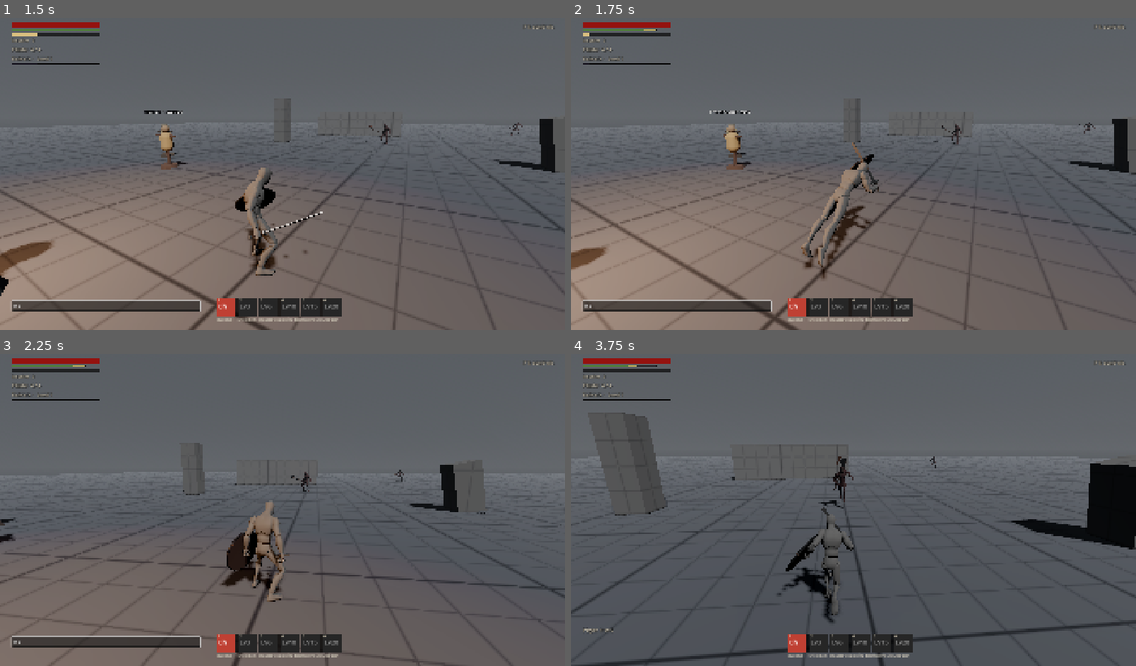
Above: before the commit, frames 1-4 (two rows, left to right).
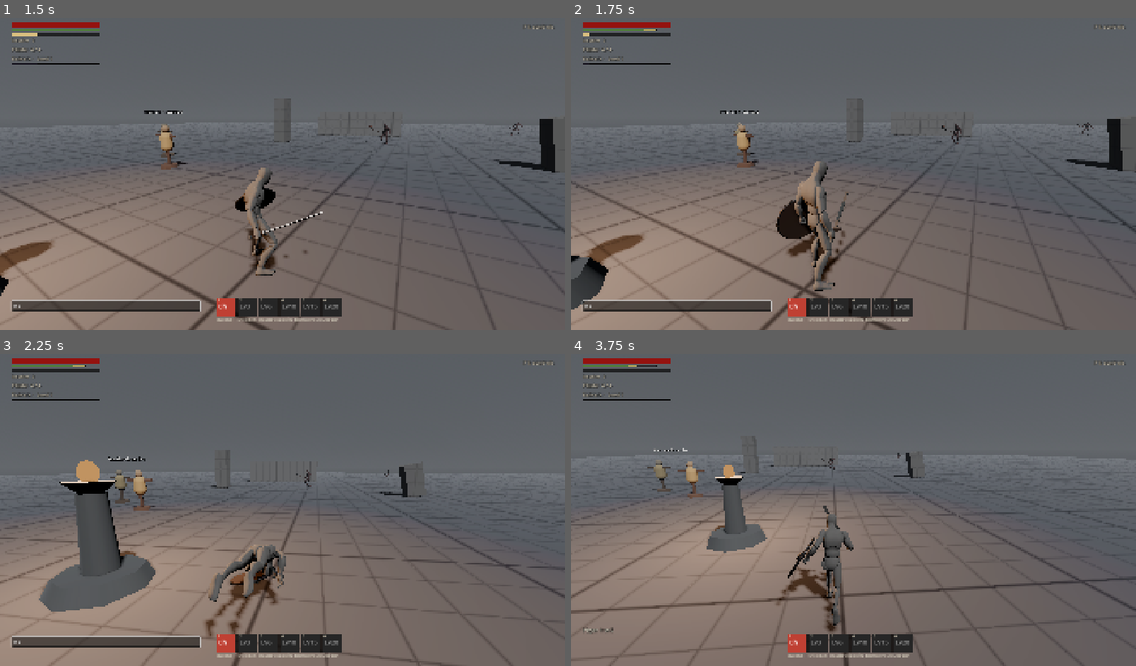
Above: after the commit, the same moments.

Repository: doctorspence/Kingdom
Game: Godot game, scene res://levels/sandbox/combat_test.tscn
Two runs of this game, one before a commit and one after it. Both use one fixed random seed, a clock stepped at 60 frames per second and the inputs below. This scene is started directly instead of the project's main scene.
Inputs (mouse positions are in pixels of both pictures, inside the frame that each line leads up to):
- Up to frame 1 (1.5 s): tap Enter (chat) at 0.5 s; move the mouse to (310, 170) at 0.52 s; hold Shift (dodge_sprint) 0.53-1.28 s; hold W (move_forward) from 0.53 s (still down); click (310, 170) at 0.67 s; tap Space (jump) at 0.77 s; move the mouse to (254, 174) at 1.27 s; tap 5 (ability_5) at 1.35 s
- Up to frame 2 (1.75 s): keep holding W (move_forward); tap Space (jump) at 1.52 s; tap Shift (dodge_sprint) at 1.55 s
- Up to frame 3 (2.25 s): keep holding W (move_forward); move the mouse to (293, 500) at 2.02 s; hold Right mouse button (block) from 2.03 s (still down)
- Up to frame 4 (3.75 s): keep holding W (move_forward); tap Shift (dodge_sprint) at 2.3, 3.05 s; move the mouse to (847, 513) at 2.77 s; release Right mouse button (block) at 2.78 s; tap Enter (chat) at 2.85 s; click (847, 513) at 2.92 s; tap Space (jump) at 3.02 s; move the mouse to (893, 510) at 3.52 s; hold Shift (dodge_sprint) from 3.53 s (still down)

Frame 1 is identical in both runs. In frame 2, 7.1% of the frame differs, in the area x 0-100%, y 25-100%; in frame 3, 28%; in frame 4, 43%, in the area x 0-100%, y 18-100%.

Commit message:
Movement: standing roll goes backwards, rolls chain in the last quarter, smoother easing turns
Co-Authored-By: Claude Opus 5.5 <noreply@anthropic.com>

Diff:
--- a/game/characters/character_model.gd
+++ b/game/characters/character_model.gd
@@ -99,6 +99,17 @@
 	rotation.y += clampf(diff, -max_radians, max_radians)
 
 
+## Turn smoothly: quick at first, easing in as it lines up. Never slower than
+## `min_degrees_per_sec`, so small corrections still finish.
+func turn_smooth(direction: Vector3, sharpness: float, min_degrees_per_sec: float, delta: float) -> void:
+	var flat := Vector3(direction.x, 0.0, direction.z)
+	if flat.length_squared() < 0.0001:
+		return
+	var diff := absf(wrapf(atan2(flat.x, flat.z) - rotation.y, -PI, PI))
+	var step := maxf(diff * (1.0 - exp(-sharpness * delta)), deg_to_rad(min_degrees_per_sec) * delta)
+	turn_toward(direction, step)
+
+
 func face_instantly(direction: Vector3) -> void:
 	turn_toward(direction, TAU)
 
@@ -123,6 +134,16 @@
 
 func play_roll(duration: float) -> void:
 	play(ANIM_ROLL, 0.06, anim_length(ANIM_ROLL) * roll_anim_portion / duration, true)
+
+
+## A roll backwards (standing still and tapping roll): the roll played in reverse.
+func play_roll_backward(duration: float) -> void:
+	if _anim == null or not _anim.has_animation(ANIM_ROLL):
+		return
+	_current = ANIM_ROLL
+	_anim.speed_scale = anim_length(ANIM_ROLL) * roll_anim_portion / duration
+	_anim.play_backwards(ANIM_ROLL, 0.06)
+	play_count += 1
 
 
 func play_jump() -> void:
--- a/game/player/player.gd
+++ b/game/player/player.gd
@@ -80,6 +80,7 @@
 var _roll_duration := 0.6
 var _roll_distance := 3.5
 var _since_roll := 99.0
+var _roll_backward := false
 var _buffered := &""
 var _buffer_timer := 0.0
 var _dodge_held := -1.0
@@ -1139,15 +1140,15 @@
 	var target_velocity := Vector3.ZERO
 	if is_sprinting:
 		# Sprinting turns in wide arcs: you go where your body points.
-		model.turn_toward(dir, deg_to_rad(tuning.sprint_turn_speed) * delta)
+		model.turn_smooth(dir, 5.0, tuning.sprint_turn_speed * 0.5, delta)
 		target_velocity = model.forward() * speed
 	else:
 		if amount > 0.0:
 			target_velocity = dir.normalized() * speed
 		if locked:
-			model.turn_toward(targeting.target_point() - global_position, deg_to_rad(tuning.turn_speed) * delta)
+			model.turn_smooth(targeting.target_point() - global_position, 14.0, 180.0, delta)
 		elif amount > 0.0:
-			model.turn_toward(dir, deg_to_rad(tuning.turn_speed) * delta)
+			model.turn_smooth(dir, 14.0, 180.0, delta)
 
 	horizontal = _steer(horizontal, target_velocity, speed, amount > 0.0 and not is_sprinting, delta)
 	velocity.x = horizontal.x
@@ -1517,20 +1518,34 @@
 	_roll_duration = tuning.roll_duration[tier]
 	_roll_distance = tuning.roll_distance[tier]
 	_iframe_timer = tuning.roll_iframes[tier]
-	_roll_dir = dir.normalized() if dir.length() > 0.1 else model.forward()
-	model.face_instantly(_roll_dir)
+	_roll_backward = dir.length() <= 0.1
+	if _roll_backward:
+		# Standing still: roll straight back, still facing forward.
+		_roll_dir = -model.forward()
+	else:
+		_roll_dir = dir.normalized()
+		model.face_instantly(_roll_dir)
 	_spend_stamina(tuning.roll_stamina)
 	is_sprinting = false
 	_set_state(State.ROLL)
-	model.play_roll(_roll_duration)
+	if _roll_backward:
+		model.play_roll_backward(_roll_duration)
+	else:
+		model.play_roll(_roll_duration)
 
 
 func _state_roll(delta: float) -> void:
 	var u := _state_time / _roll_duration
+	# Chain rolls: a roll pressed in the last quarter starts the next one at once.
+	if u >= 0.75 and _has_buffered(&"roll") and _can_roll():
+		_consume(&"roll")
+		_since_roll = 0.0
+		_start_roll(_input_direction())
+		return
 	# Fast at the start, easing down to running speed at the end (so you come out
 	# of the roll still moving). Covers exactly the roll distance.
 	var average := _roll_distance / _roll_duration
-	var end_speed := minf(tuning.run_speed, average)
+	var end_speed := minf(tuning.run_speed, average) * (0.25 if _roll_backward else 1.0)
 	var start_speed := end_speed + 1.5 * (average - end_speed)
 	if u >= 1.0:
 		# Hand the momentum straight back to normal movement.
--- a/tests/class_check.gd
+++ b/tests/class_check.gd
@@ -133,7 +133,7 @@
 	player.caster.try_use(1)  # Behead (1 notch)
 	await _seconds(1.2)
 	var small := ehp - enemy.health
-	_check("Behead: more notches hit harder (%.0f vs %.0f), notches spent" % [big, small], big > small * 1.5 and player.caster.resource <= 1.0)
+	_check("Behead: more notches hit harder (%.0f vs %.0f), notches spent" % [big, small], big > small * 1.55 and player.caster.resource <= 1.0)  # a random crit on the small one narrows the gap to ~1.65x
 	await _setup("class_headsman", 20)
 	enemy.global_position = Vector3(40, 0, 40)
 	var start := player.global_position
--- a/tests/movement_check.gd
+++ b/tests/movement_check.gd
@@ -62,7 +62,8 @@
 
 	# Rolls at each equip load
 	for case in [[0.2, 0], [0.5, 1], [0.9, 2]]:
-		player.equip_load = case[0]
+		player._debug_load = case[0] - player.inventory.equipped_weight() / (60.0 + 0.5 * player.stats.strength())
+		player._refresh_gear()
 		await _seconds(0.8)
 		var start := player.global_position
 		await _tap("dodge_sprint")
@@ -73,11 +74,23 @@
 		_check("roll distance at load %.1f" % case[0], dist, t.roll_distance[case[1]], 0.35)
 		_check_true("roll costs stamina", player.stamina < t.max_stamina)
 		await _seconds(1.5)
-	player.equip_load = 1.2
+	player._debug_load = 1.2
+	player._refresh_gear()
 	var before := player.global_position
 	await _tap("dodge_sprint")
 	await _seconds(0.6)
 	_check("no roll when overloaded", _flat(player.global_position - before).length(), 0.0, 0.05)
+	player.equip_load = 0.2
+	player._debug_load = 0.0
+	player._refresh_gear()
+	await _seconds(1.0)
+	var facing := player.model.forward()
+	var spot := player.global_position
+	await _tap("dodge_sprint")
+	await _seconds(0.8)
+	var moved := _flat(player.global_position - spot)
+	_check_true("standing roll goes backwards, still facing forward (moved %.1f m)" % moved.length(),
+			moved.length() > 2.0 and moved.normalized().dot(facing) < -0.9 and player.model.forward().dot(facing) > 0.95)
 	player.equip_load = 0.2
 	await _seconds(1.0)
 
